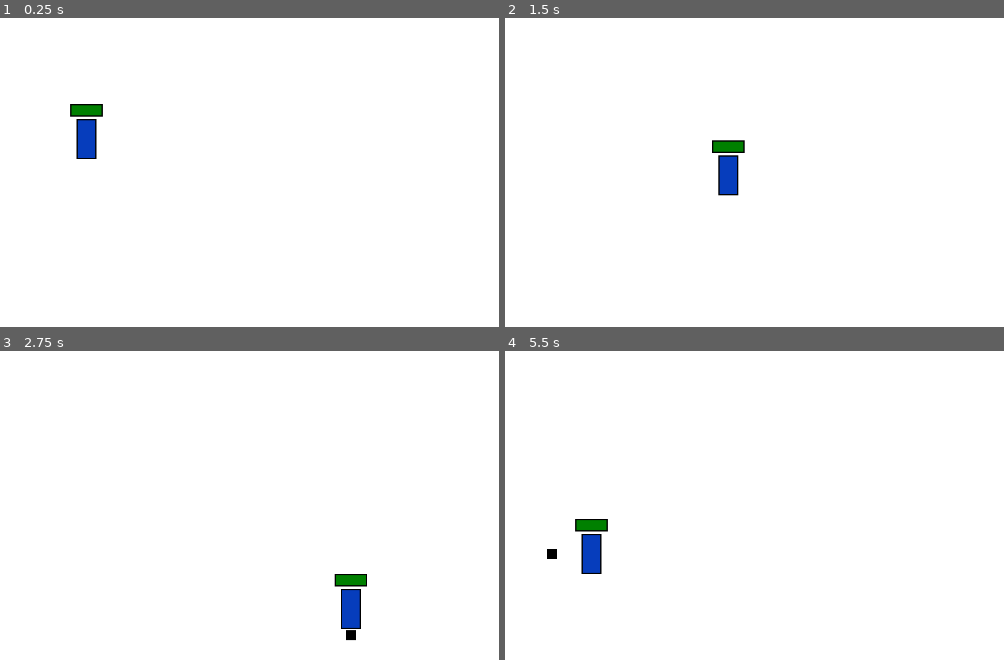
Above: before the commit, frames 1-4 (two rows, left to right).
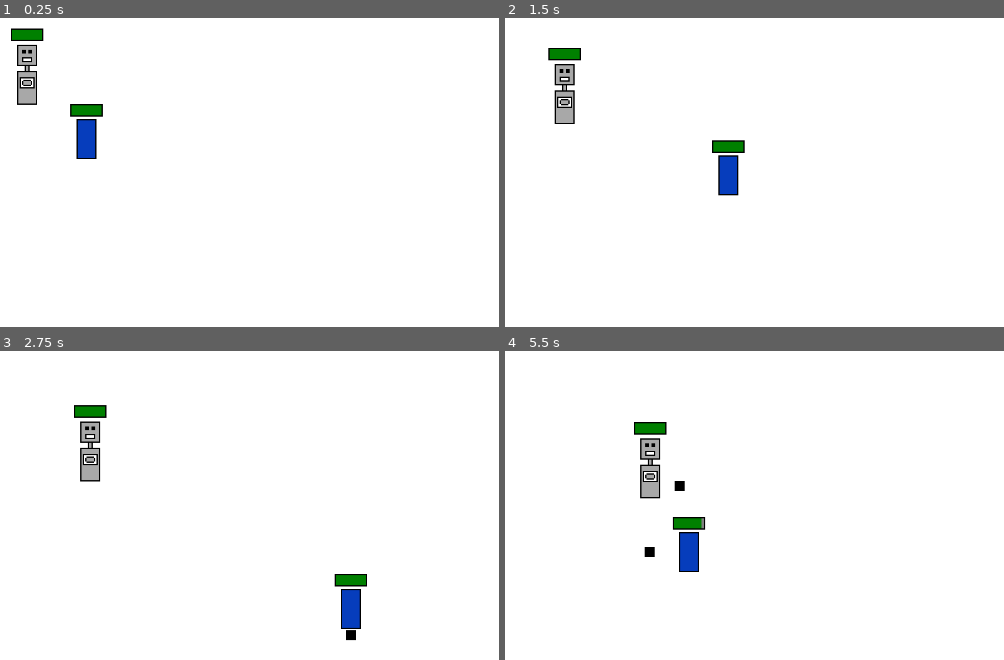
Above: after the commit, the same moments.

Repository: SSS-BBB/RecteeFight
Game: Godot game, scene res://PlayScenes/GameScenes/World/world.tscn
Two runs of this game, one before a commit and one after it. Both use one fixed random seed, a clock stepped at 60 frames per second and the inputs below.
Inputs:
- Up to frame 1 (0.25 s): no input
- Up to frame 2 (1.5 s): hold D (move_right) 0.53-1.28 s; hold Space (attack) 0.53-1.28 s; hold S (move_down) from 1.28 s (still down); tap Space (attack) at 1.35 s
- Up to frame 3 (2.75 s): release S (move_down) at 2.03 s; hold D (move_right) from 2.03 s (still down); hold Space (attack) from 2.03 s (still down)
- Up to frame 4 (5.5 s): release D (move_right) at 2.78 s; release Space (attack) at 2.78 s; hold W (move_up) 2.78-3.53 s; tap Space (attack) at 2.85, 4.35 s; hold Space (attack) 3.53-4.28 s; hold A (move_left) 3.53-5.03 s; hold S (move_down) from 5.03 s (still down); hold Space (attack) from 5.03 s (still down)

The runs differ from the first frame. In frame 1, 1.0% of the frame differs, in the area x 2-9%, y 3-29%; in frame 2, 1.0%; in frame 3, 1.0%; in frame 4, 2.9%, in the area x 8-41%, y 22-73%.

Commit message:
Added Basic Robot
-pull punch back when punch hit target
-added knockback component
-added attack on see target component
-added move to target component

Diff:
--- /dev/null
+++ b/Entities/Actors/Components/Knockback/knockback_component.gd
@@ -0,0 +1,40 @@
+class_name KnockbackComponent extends Node2D
+
+# Variables
+@export var _actor_body: CharacterBody2D
+@export_range(0.0, 1.0, 0.01) var _init_knockback_reduce: float = 0.1
+
+var _knockbacking: bool
+# knockback properties
+var _knockback_direction: Vector2
+var _knockback_force: float
+var _knockback_decerlation: float
+
+var _knockback_reduce: float
+
+# Functions
+func _ready() -> void:
+	_knockbacking = false
+	_knockback_reduce = _init_knockback_reduce
+
+func _physics_process(delta: float) -> void:
+	if not _knockbacking:
+		return
+
+	_actor_body.velocity = _knockback_direction * _knockback_force
+	_actor_body.move_and_slide()
+	_knockback_force -= _knockback_decerlation * delta
+	if _knockback_force <= 0:
+		_actor_body.velocity = Vector2.ZERO
+		_actor_body.move_and_slide()
+		_knockbacking = false
+
+func do_knockback(direction: Vector2, init_force: float, decerlation: float) -> void:
+	_knockback_direction = direction
+	_knockback_force = init_force * (1.0 - _knockback_reduce)
+	_knockback_decerlation = decerlation
+
+	_knockbacking = true
+
+func is_knockbacking() -> bool:
+	return _knockbacking
--- /dev/null
+++ b/Entities/Actors/Components/Knockback/knockback_component.tscn
@@ -0,0 +1,7 @@
+[gd_scene load_steps=2 format=3 uid="uid://cfomss1rirx5h"]
+
+[ext_resource type="Script" uid="uid://byb3trnxvpk6r" path="res://Entities/Actors/Components/Knockback/knockback_component.gd" id="1_q5lds"]
+
+[node name="KnockbackComponent" type="Node2D" node_paths=PackedStringArray("_actor_body")]
+script = ExtResource("1_q5lds")
+_actor_body = NodePath("")
--- a/Entities/Actors/Components/MeleeAttack/Node/melee_attack_component.gd
+++ b/Entities/Actors/Components/MeleeAttack/Node/melee_attack_component.gd
@@ -2,20 +2,26 @@
 
 # Variables
 @export var _disable: bool = false
-@export var target_groups: Array[String] # groups to attack
+@export var _target_groups: Array[String] # groups to attack
+@export var _component_container: ComponentsContainer
 @export_group("Attack Properties")
 @export var _init_attack_duration: float = 1.0
 @export var _init_attack_damage: int = 1
 @export var _init_attack_distance: float = 35.0
 @export_group("Punch Properties")
 @export var _init_punch_scale: float = 1.0
-@export var _default_punch_direction: Vector2 = Vector2(1.0, 0.0)
+@export var _default_punch_direction: Vector2 = Vector2(1.0, 0.0) # punch direction when the actor is not moving.
+@export var _init_knockback_force: float = 150.0
+@export var _init_knockback_decerlation: float = 220.0
 
 @onready var _punch: Area2D = %Punch
 
 var _attack_duration: float
 var _attack_damage: int
 var _attack_distance: float
+var _tween: Tween
+var _knockback_force: float
+var _knockback_decerlation: float
 
 var _punch_scale: float:
 	set(value):
@@ -32,6 +38,8 @@
 
 	_punch_scale = _init_punch_scale
 	_puncing = false
+	_knockback_force = _init_knockback_force
+	_knockback_decerlation = _init_knockback_decerlation
 
 func _attack(direction_to_attack: Vector2 = _default_punch_direction) -> void:
 	if _disable or _puncing:
@@ -45,23 +53,25 @@
 	var position_to_attack: Vector2 = _attack_distance * direction_to_attack
 
 	# starts punching
-	var tween: Tween = get_tree().create_tween()
-	tween.tween_property(_punch, "position", position_to_attack, _attack_duration/2.0)
-	tween.tween_property(_punch, "position", Vector2.ZERO, _attack_duration/2.0)
-	tween.tween_callback(func() -> void: _puncing = false)
-	tween.bind_node(self)
+	_tween = get_tree().create_tween()
+	_tween.tween_property(_punch, "position", position_to_attack, _attack_duration/2.0)
+	_tween.tween_property(_punch, "position", Vector2.ZERO, _attack_duration/2.0)
+	_tween.tween_callback(func() -> void: _puncing = false)
+	_tween.bind_node(self)
+
+
 
 func _on_body_entered_punch_area(body: Node2D) -> void:
 	if not _puncing:
 		return
 
-	if not target_groups:
-		push_error("target_groups is not initialized in melee_attack_component. cannot do damage to the body.")
+	if not _target_groups:
+		push_error("target_groups is not initialized in melee_attack_component. cannot check if the body is target.")
 		return
 
 	# check if the body is the target that this component wants to attack
 	var is_target: bool = false
-	for target in target_groups:
+	for target in _target_groups:
 		if body.is_in_group(target):
 			is_target = true
 			break
@@ -69,16 +79,34 @@
 	if not is_target:
 		return
 
-	# find health components
-	var body_health_component: HealthComponent
-	for child in body.get_children():
-		if child is HealthComponent:
-			body_health_component = child
-			break
+	# components
+	if _component_container:
+		var body_health_component: HealthComponent = _component_container._find_health_component(body)
+		var body_knockback_component: KnockbackComponent = _component_container._find_knockback_component(body)
 
-	if not body_health_component:
-		push_warning("cannot find health component from " + body.to_string() + ". Therefore cannot attack this body.")
-		return
+		# doing damage
+		if body_health_component:
+			body_health_component.take_damage(_attack_damage)
+		else:
+			push_warning("cannot find health component from " + body.to_string() + ". Therefore cannot attack this body.")
 
-	# doing damage
-	body_health_component.take_damage(_attack_damage)
+		# knockback
+		if body_knockback_component:
+			var knockback_direction: Vector2 = _punch.global_position.direction_to(body.global_position)
+			body_knockback_component.do_knockback(knockback_direction, _knockback_force, _knockback_decerlation)
+		else:
+			push_warning("cannot find body knockback component from " + body.to_string() + ". Therefore cannot knockback this body.")
+
+	else:
+		push_warning("_component_container is not initialized in melee_attack_component. cannot find " + body.to_string() + " components.")
+
+
+	# stop punching
+	if _tween.is_running():
+		_tween.kill()
+
+		_tween = get_tree().create_tween()
+		_tween.tween_property(_punch, "position", Vector2.ZERO, _attack_duration/2.0)
+		_tween.tween_callback(func() -> void: _puncing = false)
+		_tween.bind_node(self)
+		_tween.play()
--- /dev/null
+++ b/Entities/Actors/Components/components_container.gd
@@ -0,0 +1,22 @@
+class_name ComponentsContainer extends Node2D
+
+# Variables
+
+# Functions
+func _find_health_component(node: Node2D) -> HealthComponent:
+	for child in node.get_children():
+		if child is HealthComponent:
+			return child
+		elif child.is_in_group("components_container"):
+			return _find_health_component(child)
+
+	return null
+
+func _find_knockback_component(node: Node2D) -> KnockbackComponent:
+	for child in node.get_children():
+		if child is KnockbackComponent:
+			return child
+		elif child.is_in_group("components_container"):
+			return _find_knockback_component(child)
+
+	return null
--- /dev/null
+++ b/Entities/Actors/Enemies/Components/AttackOnSeeTarget/attack_on_see_target_component.gd
@@ -0,0 +1,27 @@
+class_name AttackOnSeeTargetComponent extends Node2D
+
+# Variables
+@export var _actor_body: PhysicsBody2D
+@export var _target_group: String
+@export var _multiple_rays: MultipleRays
+@export var _melee_attack_component: MeleeAttackComponent
+
+# Functions
+func _physics_process(_delta: float) -> void:
+	if not _multiple_rays:
+		push_error("AttackOnSeeTargetComponent: _multiple_rays is not initialized. cannot get rays colluder.")
+
+	var target: Node2D = _multiple_rays.rays_target_collider(_target_group)
+
+	if not target:
+		return
+
+	if _melee_attack_component:
+		if _actor_body:
+			_melee_attack_component._attack(_actor_body.global_position.direction_to(target.global_position))
+		else:
+			push_warning("AttackOnSeeTargetComponent: _actor_body is not initialized. cannot calculate the direction to attack.")
+			_melee_attack_component._attack()
+
+	else:
+		push_warning("AttackOnSeeTargetComponent: _melee_attack_component is not initialized. cannot attack the target.")
--- /dev/null
+++ b/Entities/Actors/Enemies/Components/AttackOnSeeTarget/attack_on_see_target_component.tscn
@@ -0,0 +1,10 @@
+[gd_scene load_steps=2 format=3 uid="uid://d1at5tnafygko"]
+
+[ext_resource type="Script" uid="uid://00w408652wac" path="res://Entities/Actors/Enemies/Components/AttackOnSeeTarget/attack_on_see_target_component.gd" id="1_7bri4"]
+
+[node name="AttackOnSeeTargetComponent" type="Node2D" node_paths=PackedStringArray("_actor_body", "_multiple_rays", "_melee_attack_component")]
+script = ExtResource("1_7bri4")
+_actor_body = NodePath("")
+_target_group = "player"
+_multiple_rays = NodePath("")
+_melee_attack_component = NodePath("")
--- /dev/null
+++ b/Entities/Actors/Enemies/Components/MoveToTarget/move_to_target_component.gd
@@ -0,0 +1,40 @@
+class_name MoveToTargetComponent extends Node2D
+
+# Variables
+@export var _target_group_name: String
+@export var _actor_body: CharacterBody2D
+@export var _knockback_component: KnockbackComponent
+@export_group("Movement Properties")
+@export var _init_move_speed: float = 100.0
+@export var _speed_multiplier: float = 30.0
+@export var _min_distance_to_target: float = 50.0
+
+var _move_speed: float
+var _target: Node2D
+
+# Functions
+func _ready() -> void:
+	_move_speed = _init_move_speed
+	_target = get_tree().get_first_node_in_group(_target_group_name)
+
+func _physics_process(delta: float) -> void:
+	if not _target:
+		return
+
+	if not _actor_body:
+		push_error("MoveToTargetComponent: _actor_body is not initialized. actor cannot move")
+		return
+
+	if _actor_body.global_position.distance_to(_target.global_position) < _min_distance_to_target:
+		# _actor_body.global_position += _actor_body.global_position.direction_to(target.global_position) * _min_distance_to_target
+		return
+
+	if _knockback_component:
+		if _knockback_component.is_knockbacking():
+			return
+	else:
+		push_warning("MoveToTargetComponent: _knockback_component is not initialized. cannot check if the actor is being knockbacked.")
+
+	var direction: Vector2 = _actor_body.global_position.direction_to(_target.global_position)
+	_actor_body.velocity = _move_speed * _speed_multiplier * direction * delta
+	_actor_body.move_and_slide()
--- /dev/null
+++ b/Entities/Actors/Enemies/Robots/BasicRobot/MultipleRays/multiple_rays.gd
@@ -0,0 +1,65 @@
+@tool
+class_name MultipleRays extends Node2D
+
+# Export variables
+@export var auto_ray_add: bool = true:
+	set(value):
+		auto_ray_add = value
+		notify_property_list_changed()
+@export_category("Ray Properties")
+@export var ray_size: float = 50.0
+@export var ray_offset: Vector2 = Vector2.ZERO
+@export var horizontal_ray: int = -1 # -1 -> left, 1 -> right
+
+# Game functions
+func _validate_property(property: Dictionary) -> void:
+	if (property.name == "ray_size" or property.name == "ray_offset") and not auto_ray_add:
+		property.usage |= PROPERTY_USAGE_READ_ONLY
+
+func _ready() -> void:
+	if auto_ray_add:
+		add_multiple_rays()
+
+# Class functions
+func add_multiple_rays() -> void:
+	remove_all_rays()
+
+	add_ray(0)
+
+	add_up_and_down_ray(PI/4)
+	add_up_and_down_ray(PI/2)
+	add_up_and_down_ray(3*PI/4)
+
+	add_ray(PI)
+
+func add_up_and_down_ray(angle: float) -> void:
+	add_ray(angle)
+	add_ray(-angle)
+
+func add_ray(angle: float) -> void:
+	var ray := RayCast2D.new()
+	ray.target_position.x = ray_size * cos(angle) * horizontal_ray
+	ray.target_position.y = ray_size * sin(angle)
+	ray.position += ray_offset
+	add_child(ray)
+
+func remove_all_rays() -> void:
+	for child in get_children():
+		if child is RayCast2D:
+			remove_child(child)
+
+func rays_target_collider(target_group: String) -> Node2D:
+	# return the object that rays is intersecting if it is in the target group
+
+	for child in get_children():
+		var ray: RayCast2D = child as RayCast2D
+		if not ray.is_colliding():
+			continue
+
+		var colliding: Node2D = ray.get_collider()
+		if colliding.is_in_group(target_group):
+			# rays hit target
+			return colliding
+
+	# rays do not hit target
+	return null
--- /dev/null
+++ b/Entities/Actors/Enemies/Robots/BasicRobot/Nodes/basic_robot.tscn
@@ -0,0 +1,71 @@
+[gd_scene load_steps=12 format=3 uid="uid://bimcpnjtqdnbq"]
+
+[ext_resource type="Texture2D" uid="uid://bl1b7mfhrro7f" path="res://Entities/Actors/Enemies/Robots/robots.png" id="1_32k2u"]
+[ext_resource type="Script" uid="uid://dfpfmomjb6otx" path="res://Entities/Actors/Components/components_container.gd" id="2_5uy6p"]
+[ext_resource type="PackedScene" uid="uid://b24h3y7m0oyhb" path="res://Entities/Actors/Components/Health/health_component.tscn" id="2_202fg"]
+[ext_resource type="AudioStream" uid="uid://d4fdlfdr8fs7m" path="res://Entities/Actors/Enemies/Robots/BasicRobot/SFXs/robot_damaged.wav" id="3_202fg"]
+[ext_resource type="PackedScene" uid="uid://cumtl0tnx270k" path="res://Entities/Actors/HUDs/HealthDisplay/health_display.tscn" id="3_l866c"]
+[ext_resource type="PackedScene" uid="uid://cfomss1rirx5h" path="res://Entities/Actors/Components/Knockback/knockback_component.tscn" id="4_5uy6p"]
+[ext_resource type="PackedScene" uid="uid://omfsmuww2qiq" path="res://Entities/Actors/Components/MeleeAttack/Node/melee_attack_component.tscn" id="4_ch48g"]
+[ext_resource type="PackedScene" uid="uid://d1at5tnafygko" path="res://Entities/Actors/Enemies/Components/AttackOnSeeTarget/attack_on_see_target_component.tscn" id="5_b2y2e"]
+[ext_resource type="Script" uid="uid://beujq75q36xqx" path="res://Entities/Actors/Enemies/Robots/BasicRobot/MultipleRays/multiple_rays.gd" id="5_ipkk2"]
+[ext_resource type="Script" uid="uid://cgnonwhrv2h1p" path="res://Entities/Actors/Enemies/Components/MoveToTarget/move_to_target_component.gd" id="6_yl0rw"]
+
+[sub_resource type="RectangleShape2D" id="RectangleShape2D_jy8ck"]
+size = Vector2(16, 48)
+
+[node name="BasicRobot" type="CharacterBody2D" groups=["robot"]]
+
+[node name="ComponentsContainer" type="Node2D" parent="." groups=["components_container"]]
+script = ExtResource("2_5uy6p")
+
+[node name="HealthComponent" parent="ComponentsContainer" node_paths=PackedStringArray("_attacked_audio_player") instance=ExtResource("2_202fg")]
+_init_max_health = 5
+_attacked_audio_player = NodePath("../../AudioPlayers/AttackedAudioPlayer")
+
+[node name="KnockbackComponent" parent="ComponentsContainer" node_paths=PackedStringArray("_actor_body") instance=ExtResource("4_5uy6p")]
+_actor_body = NodePath("../..")
+
+[node name="MeleeAttackComponent" parent="ComponentsContainer" node_paths=PackedStringArray("_component_container") instance=ExtResource("4_ch48g")]
+position = Vector2(0, 1)
+_target_groups = Array[String](["player"])
+_component_container = NodePath("..")
+
+[node name="AttackOnSeeTargetComponent" parent="ComponentsContainer" node_paths=PackedStringArray("_actor_body", "_multiple_rays", "_melee_attack_component") instance=ExtResource("5_b2y2e")]
+_actor_body = NodePath("../..")
+_multiple_rays = NodePath("../../MultipleRays")
+_melee_attack_component = NodePath("../MeleeAttackComponent")
+
+[node name="MoveToTargetComponent" type="Node2D" parent="ComponentsContainer" node_paths=PackedStringArray("_actor_body", "_knockback_component")]
+script = ExtResource("6_yl0rw")
+_target_group_name = "player"
+_actor_body = NodePath("../..")
+_knockback_component = NodePath("../KnockbackComponent")
+_min_distance_to_target = 100.0
+
+[node name="Sprite2D" type="Sprite2D" parent="."]
+texture = ExtResource("1_32k2u")
+region_enabled = true
+region_rect = Rect2(0, 0, 16, 48)
+
+[node name="CollisionShape2D" type="CollisionShape2D" parent="."]
+shape = SubResource("RectangleShape2D_jy8ck")
+
+[node name="MultipleRays" type="Node2D" parent="."]
+script = ExtResource("5_ipkk2")
+
+[node name="AudioPlayers" type="Node2D" parent="."]
+
+[node name="AttackedAudioPlayer" type="AudioStreamPlayer2D" parent="AudioPlayers"]
+stream = ExtResource("3_202fg")
+
+[node name="Control" type="Control" parent="."]
+layout_mode = 3
+anchors_preset = 0
+offset_right = 40.0
+offset_bottom = 40.0
+
+[node name="HealthDisplay" parent="Control" node_paths=PackedStringArray("_health_component") instance=ExtResource("3_l866c")]
+offset_top = -9.0
+offset_bottom = 31.0
+_health_component = NodePath("../../ComponentsContainer/HealthComponent")
--- a/Entities/Actors/Player/Components/PlayerControl/player_control.gd
+++ b/Entities/Actors/Player/Components/PlayerControl/player_control.gd
@@ -2,6 +2,7 @@
 
 # Variables
 @export var _player_body: CharacterBody2D
+@export var _knockback_component: KnockbackComponent
 @export_group("Player Movement")
 @export var _init_player_speed: float = 500.0
 @export var _speed_multiplier: float = 35.0
@@ -21,14 +22,20 @@
 		if _melee_attack_component:
 			_melee_attack_component._attack(_direction)
 		else:
-			push_error("_melee_attack_component is not initialized in player control. Cannot attack.")
+			push_error("PlayerControl: _melee_attack_component is not initialized in player control. cannot attack.")
 
 func _physics_process(delta: float) -> void:
 	_direction = Input.get_vector("move_left", "move_right", "move_up", "move_down")
 
 	if not _player_body:
-		push_error("_player_body is not initialized in player control. Cannot move.")
+		push_error("PlayerControl: _player_body is not initialized. cannot move.")
 		return
+
+	if _knockback_component:
+		if _knockback_component.is_knockbacking():
+			return
+	else:
+		push_warning("PlayerControl: _knockback_component is not initialized. cannot check if player is being knockbacked.")
 
 	_player_body.velocity = _player_speed * _speed_multiplier * _direction * delta
 	_player_body.move_and_slide()
--- a/Entities/Actors/Player/Node/player.tscn
+++ b/Entities/Actors/Player/Node/player.tscn
@@ -1,29 +1,38 @@
-[gd_scene load_steps=8 format=3 uid="uid://bhqhk3jr1mjdn"]
+[gd_scene load_steps=10 format=3 uid="uid://bhqhk3jr1mjdn"]
 
+[ext_resource type="Script" uid="uid://dfpfmomjb6otx" path="res://Entities/Actors/Components/components_container.gd" id="1_hk33a"]
 [ext_resource type="Texture2D" uid="uid://cleg2vhccvc8f" path="res://Entities/Actors/Player/Sprites/rectee.png" id="1_orhga"]
 [ext_resource type="Script" uid="uid://d2h0bpijn86qk" path="res://Entities/Actors/Player/Components/PlayerControl/player_control.gd" id="2_itdti"]
 [ext_resource type="PackedScene" uid="uid://b24h3y7m0oyhb" path="res://Entities/Actors/Components/Health/health_component.tscn" id="3_iw4oh"]
 [ext_resource type="PackedScene" uid="uid://omfsmuww2qiq" path="res://Entities/Actors/Components/MeleeAttack/Node/melee_attack_component.tscn" id="3_vut02"]
 [ext_resource type="PackedScene" uid="uid://cumtl0tnx270k" path="res://Entities/Actors/HUDs/HealthDisplay/health_display.tscn" id="5_fk4o1"]
+[ext_resource type="PackedScene" uid="uid://cfomss1rirx5h" path="res://Entities/Actors/Components/Knockback/knockback_component.tscn" id="5_mbxmi"]
 [ext_resource type="AudioStream" uid="uid://pecn5u2br0fr" path="res://Entities/Actors/Player/SFXs/PlayerDamaged/rectee_damaged.wav" id="5_vut02"]
 
 [sub_resource type="RectangleShape2D" id="RectangleShape2D_itdti"]
 size = Vector2(16, 32)
 
-[node name="Player" type="CharacterBody2D"]
+[node name="Player" type="CharacterBody2D" groups=["player"]]
 
-[node name="Components" type="Node2D" parent="."]
+[node name="ComponentsContainer" type="Node2D" parent="." groups=["components_container"]]
+script = ExtResource("1_hk33a")
 
-[node name="PlayerControl" type="Node2D" parent="Components" node_paths=PackedStringArray("_player_body", "_melee_attack_component")]
+[node name="PlayerControl" type="Node2D" parent="ComponentsContainer" node_paths=PackedStringArray("_player_body", "_knockback_component", "_melee_attack_component")]
 script = ExtResource("2_itdti")
 _player_body = NodePath("../..")
+_knockback_component = NodePath("../KnockbackComponent")
 _melee_attack_component = NodePath("../MeleeAttackComponent")
 
-[node name="HealthComponent" parent="Components" node_paths=PackedStringArray("_attacked_audio_player") instance=ExtResource("3_iw4oh")]
+[node name="HealthComponent" parent="ComponentsContainer" node_paths=PackedStringArray("_attacked_audio_player") instance=ExtResource("3_iw4oh")]
 _attacked_audio_player = NodePath("../../AudioPlayers/AttackedAudioPlayer")
 
-[node name="MeleeAttackComponent" parent="Components" instance=ExtResource("3_vut02")]
-target_groups = Array[String](["someone"])
+[node name="MeleeAttackComponent" parent="ComponentsContainer" node_paths=PackedStringArray("_component_container") instance=ExtResource("3_vut02")]
+_target_groups = Array[String](["robot"])
+_component_container = NodePath("..")
+
+[node name="KnockbackComponent" parent="ComponentsContainer" node_paths=PackedStringArray("_actor_body") instance=ExtResource("5_mbxmi")]
+_actor_body = NodePath("../..")
+_init_knockback_reduce = 0.25
 
 [node name="Sprite2D" type="Sprite2D" parent="."]
 texture = ExtResource("1_orhga")
@@ -42,7 +51,7 @@
 offset_bottom = 40.0
 
 [node name="HealthDisplay" parent="HUDs" node_paths=PackedStringArray("_health_component") instance=ExtResource("5_fk4o1")]
-_health_component = NodePath("../../Components/HealthComponent")
+_health_component = NodePath("../../ComponentsContainer/HealthComponent")
 
 [node name="AudioPlayers" type="Node2D" parent="."]
 
--- a/PlayScenes/GameScenes/World/world.tscn
+++ b/PlayScenes/GameScenes/World/world.tscn
@@ -1,6 +1,7 @@
-[gd_scene load_steps=2 format=3 uid="uid://be4x6gsh2wcnl"]
+[gd_scene load_steps=3 format=3 uid="uid://be4x6gsh2wcnl"]
 
 [ext_resource type="PackedScene" uid="uid://bhqhk3jr1mjdn" path="res://Entities/Actors/Player/Node/player.tscn" id="1_o7agh"]
+[ext_resource type="PackedScene" uid="uid://bimcpnjtqdnbq" path="res://Entities/Actors/Enemies/Robots/BasicRobot/Nodes/basic_robot.tscn" id="2_hpk4a"]
 
 [node name="World" type="Node2D"]
 
@@ -11,3 +12,11 @@
 [node name="Player" parent="Actors/Player" instance=ExtResource("1_o7agh")]
 position = Vector2(620, 389)
 scale = Vector2(2, 2)
+
+[node name="Enemies" type="Node2D" parent="Actors"]
+
+[node name="BasicRobots" type="Node2D" parent="Actors/Enemies"]
+
+[node name="BasicRobot" parent="Actors/Enemies/BasicRobots" instance=ExtResource("2_hpk4a")]
+position = Vector2(516, 277)
+scale = Vector2(2, 2)
Not shown, added: Entities/Actors/Components/Knockback/knockback_component.gd.uid
Not shown, added: Entities/Actors/Components/components_container.gd.uid
Not shown, added: Entities/Actors/Enemies/Components/AttackOnSeeTarget/attack_on_see_target_component.gd.uid
Not shown, added: Entities/Actors/Enemies/Components/MoveToTarget/move_to_target_component.gd.uid
Not shown, added: Entities/Actors/Enemies/Robots/BasicRobot/MultipleRays/multiple_rays.gd.uid
Not shown, added: Entities/Actors/Enemies/Robots/BasicRobot/SFXs/robot_damaged.wav.import
Binary file added: Entities/Actors/Enemies/Robots/robots.png
Not shown, added: Entities/Actors/Enemies/Robots/robots.png.import
Not shown, added: Entities/Actors/Enemies/Robots/BasicRobot/SFXs/robot_damaged.wav
